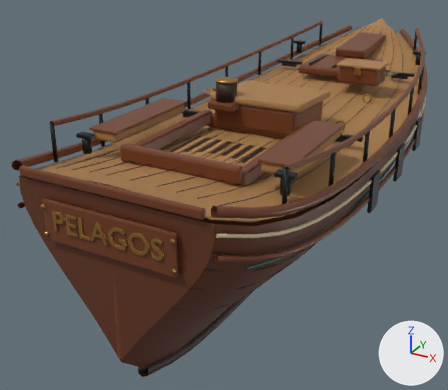
The glTF model apps/pelagos/public/models/pelagos-cutter.glb as it was, and as the next commit left it.
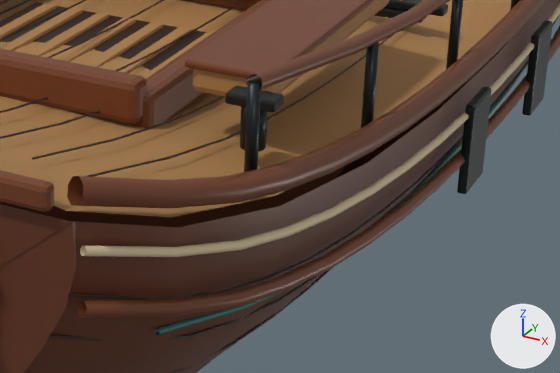
The first picture shows the older version from a 50 mm lens placed at (3.57, -8.75, 3.46), pointed at (-0.86, -0.7, -0.57). The close-ups show the older and then the newer version on the part from 41% to 91% of the width and 35% to 73% of the height of that picture. Only the edits that show in the close-ups are written down. The lights are fixed; the arrows at lower right show +X, +Y and +Z. Where no turn or scale is listed for an object, it has been applied to the vertices.

The first close-up shows 'PW_Caprail_1', 'PW_Chainplate_1_0', 'PW_CockpitBack', 'PW_CockpitBenchLip_1', 'PW_CockpitBench_1', 'PW_CockpitGratingFrame', 'PW_CockpitStarboard', 'PW_Deck', 'PW_Handrail_1', 'PW_Hull', 'PW_IvorySheerStripe_1', 'PW_RubRail_1' and 31 more.
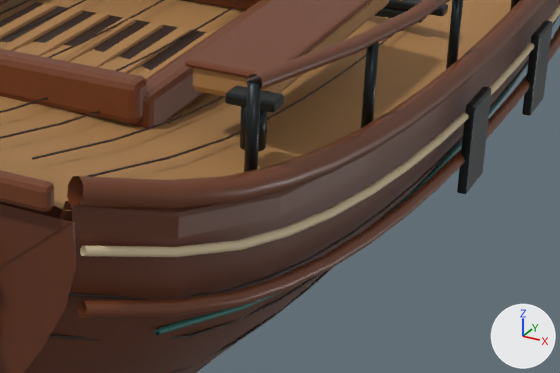
Boxes (x1, y1, x2, y2) around the edits, measured in the close-ups (560 x 373 px):
```json
{"object": "PW_SheerClosure_1", "change": "added", "after": [59, 0, 549, 239]}
```

The change, as JSON lines over the scene's bpy script:
```json
{"op": "add", "block": "me_pelagossheerclosuremesh_1", "code": ["me_pelagossheerclosuremesh_1 = bpy.data.meshes.new('PelagosSheerClosureMesh_1')", "me_pelagossheerclosuremesh_1.from_pydata(...)  # 104 vertices, 193 faces; spans x 0.5..1.69, y -4.55..4.25, z 0.53..1.39", "me_pelagossheerclosuremesh_1.materials.append(mat_pelagos_oxblood_oak)  # brown #63341d"]}
{"op": "add", "block": "ob_pw_sheerclosure_1", "code": ["ob_pw_sheerclosure_1 = bpy.data.objects.new('PW_SheerClosure_1', me_pelagossheerclosuremesh_1)", "ob_pw_sheerclosure_1.location = (0.0, 0.0, 0.0)"]}
```
